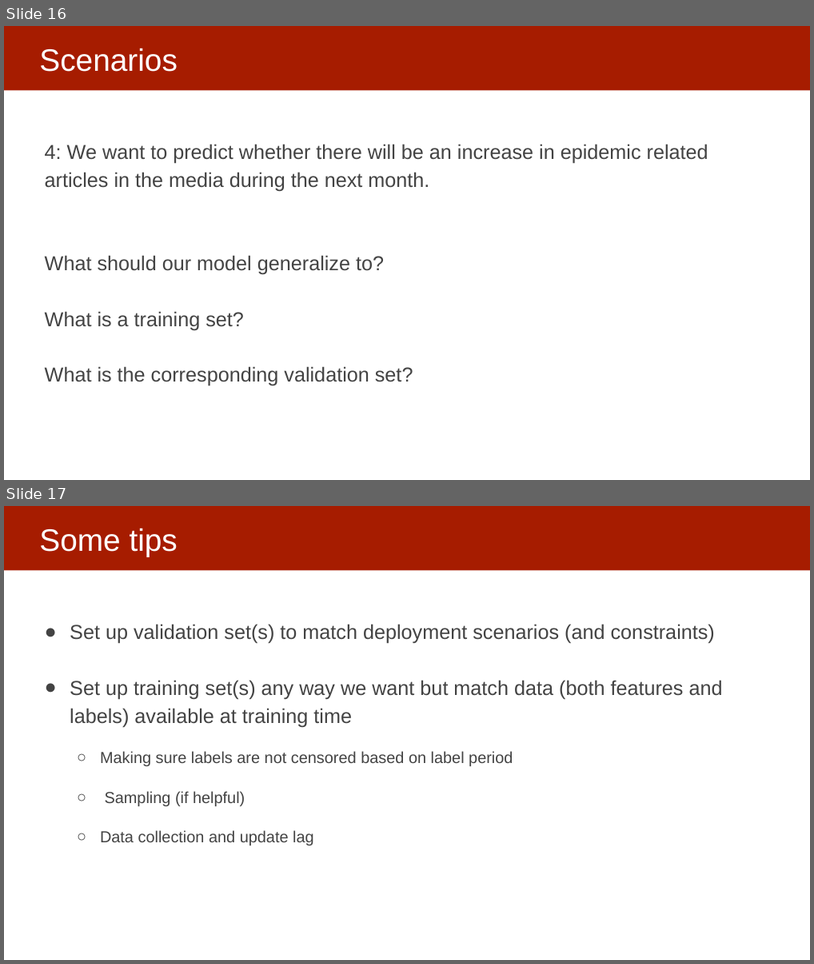
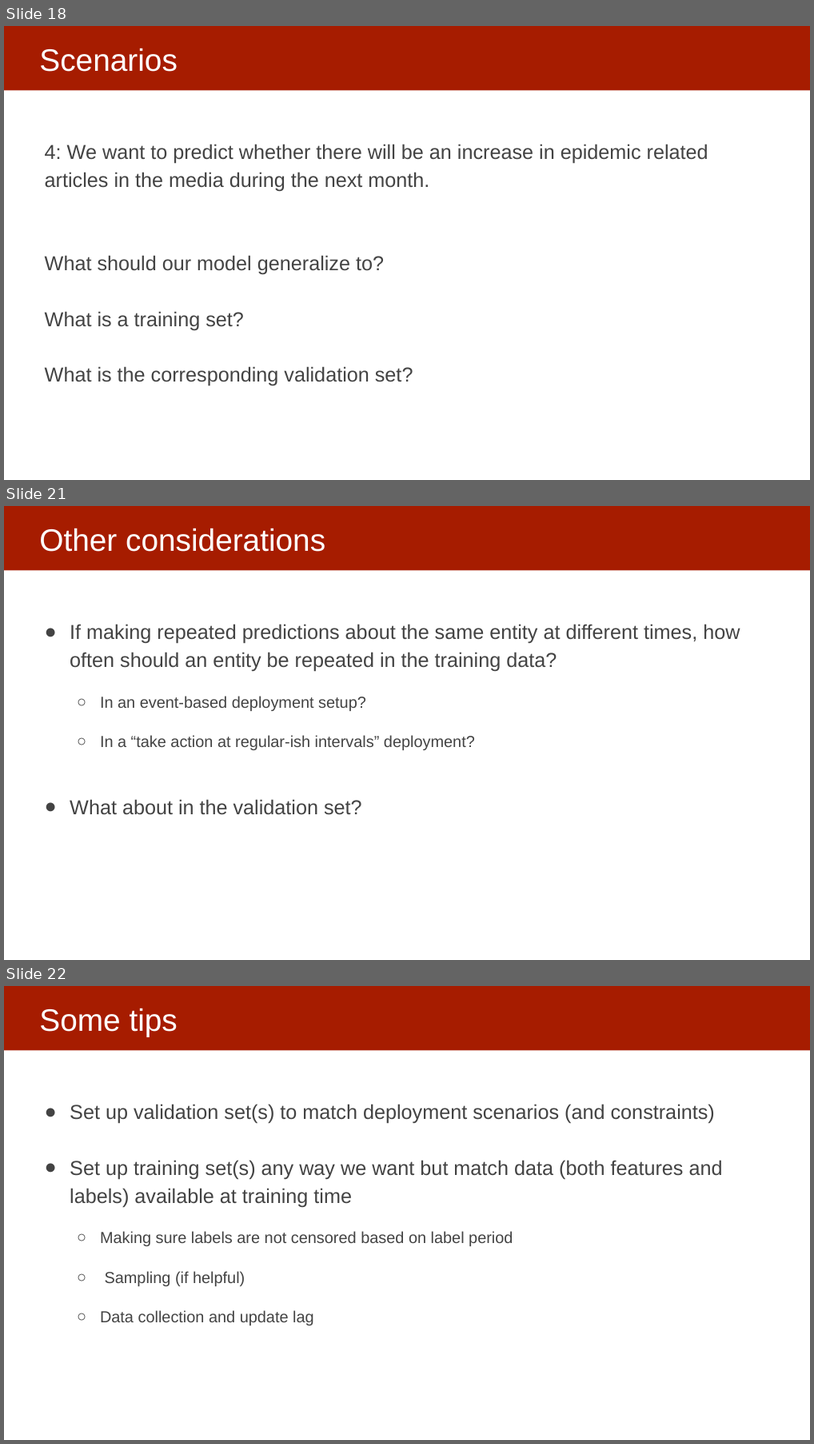
Before and after one commit to dssg/mlforpublicpolicylab, a slide deck: 06 - Performance and Evaluation Pt 2/Model Selection and Validation - Part II.pptx. Shown one above the other, each under a label of ours: slides 16 and 17 before the commit, slides 18, 21 and 22 after it; the slides between them are not shown. The pictures are 814x964 and 814x1444 pixels, drawn with LibreOffice and Linux fonts; fonts in the diff are those of the drawing. Boxes give left, top, right and bottom in pixels: in the first picture for what was removed or moved away, otherwise in the second. Text is boxed around its words. In the diff, an @@ line names an element or a change of style, - is before the commit and + after.

```diff
--- a/06 - Performance and Evaluation Pt 2/Model Selection and Validation - Part II.pptx
+++ b/06 - Performance and Evaluation Pt 2/Model Selection and Validation - Part II.pptx
@@ slide 21 added at (4, 506, 810, 960), background #FFFFFF; not listed: 1 template element that a slide beside it also shows @@
@@ title added at (39, 528, 326, 552), 37 pt, text #FFFFFF @@
+Other considerations
@@ text added at (70, 624, 740, 815), 24 pt, text #434343 @@
+● If making repeated predictions about the same entity at different times, how often should an entity be repeated in the training data?
+  ○ In an event-based deployment setup?
+  ○ In a “take action at regular-ish intervals” deployment?
+● What about in the validation set?
@@ what was slide 16 is now slide 18 @@
@@ what was slide 17 is now slide 22 @@
```
Also in this commit, not shown: 4 slides changed, 11 other slides added, 2 slides removed.
